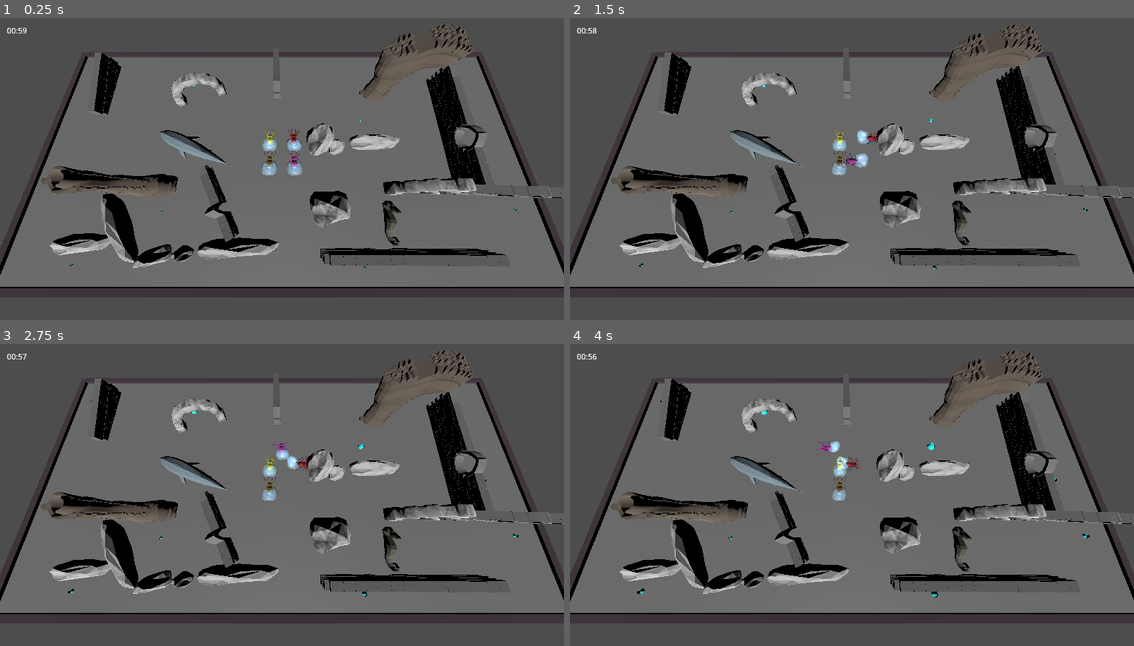
Above: before the commit, frames 1-4 (two rows, left to right).
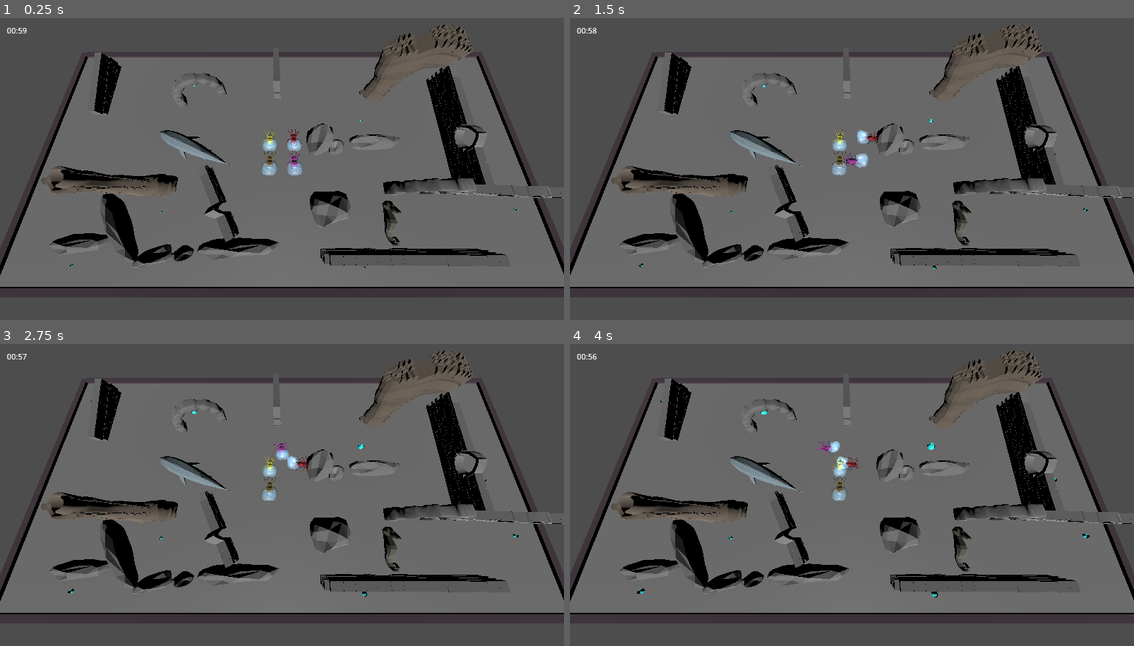
Above: after the commit, the same moments.

Repository: justfordoener/ggj_2025
Game: Godot game, scene res://scenes/level_test.tscn
Two runs of this game, one before a commit and one after it. Both use one fixed random seed, a clock stepped at 60 frames per second and the inputs below.
Inputs (mouse positions are in pixels of both pictures, inside the frame that each line leads up to):
- Up to frame 1 (0.25 s): no input
- Up to frame 2 (1.5 s): tap Enter (ui_accept) at 0.5, 0.77 s; move the mouse to (976, 159) at 0.52 s; hold D (move_right) 0.53-1.25 s; hold F 0.53-1.25 s; click (976, 159) at 0.67 s; drag from (739, 193) to (823, 238) at 1.27 s
- Up to frame 3 (2.75 s): tap Enter (ui_accept) at 2 s; move the mouse to (338, 431) at 2.02 s; hold D (move_right) from 2.03 s (still down); hold T from 2.03 s (still down)
- Up to frame 4 (4 s): release D (move_right) at 2.75 s; release T at 2.75 s; drag from (823, 564) to (682, 455) at 2.77 s; move the mouse to (1021, 549) at 3.52 s; hold A (move_left) from 3.53 s (still down); hold F from 3.53 s (still down); tap Enter (ui_accept) at 3.77 s

The runs differ from the first frame. In frame 1, 3.0% of the frame differs, in the area x 8-85%, y 17-83%; in frame 2, 3.0%; in frame 3, 3.0%; in frame 4, 3.0%.

Commit message:
farben angepasst

Diff:
--- a/scenes/obstacles/obstacle_arch.tscn
+++ b/scenes/obstacles/obstacle_arch.tscn
@@ -1,10 +1,9 @@
-[gd_scene load_steps=5 format=3 uid="uid://cvpbllrv5xokh"]
+[gd_scene load_steps=4 format=3 uid="uid://cvpbllrv5xokh"]
 
 [ext_resource type="ArrayMesh" uid="uid://jgldrwsg5foq" path="res://textures/archway_3.obj" id="1_idbw5"]
-[ext_resource type="Texture2D" uid="uid://c3edev7hqvo7v" path="res://textures/denizkaya_DefaultMaterial_Roughness.png" id="2_ejbsp"]
 
-[sub_resource type="StandardMaterial3D" id="StandardMaterial3D_0patc"]
-albedo_texture = ExtResource("2_ejbsp")
+[sub_resource type="StandardMaterial3D" id="StandardMaterial3D_viefj"]
+albedo_color = Color(0.470588, 0.470588, 0.470588, 1)
 
 [sub_resource type="BoxShape3D" id="BoxShape3D_el1qd"]
 size = Vector3(0.79834, 1.85754, 0.808594)
@@ -18,7 +17,7 @@
 transform = Transform3D(0.01, 0, 0, 0, 0.01, 0, 0, 0, 0.01, -0.0431261, -2.38419e-07, 0.338199)
 mesh = ExtResource("1_idbw5")
 skeleton = NodePath("../..")
-surface_material_override/0 = SubResource("StandardMaterial3D_0patc")
+surface_material_override/0 = SubResource("StandardMaterial3D_viefj")
 
 [node name="CollisionShape3D" type="CollisionShape3D" parent="StaticBody3D"]
 transform = Transform3D(1, 0, 0, 0, 1, 0, 0, 0, 1, -1.87557, 0.666323, 0.380251)
--- a/scenes/obstacles/obstacle_seahorse.tscn
+++ b/scenes/obstacles/obstacle_seahorse.tscn
@@ -6,7 +6,6 @@
 [sub_resource type="StandardMaterial3D" id="StandardMaterial3D_433ke"]
 resource_name = "Texture_Statue_Seahorse_Decoration"
 vertex_color_use_as_albedo = true
-albedo_color = Color(1, 1, 1, 1)
 emission_enabled = true
 
 [sub_resource type="ArrayMesh" id="ArrayMesh_qk3tc"]
--- a/scenes/obstacles/obstacle_stone1.tscn
+++ b/scenes/obstacles/obstacle_stone1.tscn
@@ -1,14 +1,11 @@
-[gd_scene load_steps=8 format=4 uid="uid://iw5qqw6a0y7v"]
-
-[ext_resource type="Texture2D" uid="uid://c3edev7hqvo7v" path="res://textures/denizkaya_DefaultMaterial_Roughness.png" id="1_ukafn"]
+[gd_scene load_steps=6 format=4 uid="uid://iw5qqw6a0y7v"]
 
 [sub_resource type="PhysicsMaterial" id="PhysicsMaterial_ccmfe"]
 
 [sub_resource type="StandardMaterial3D" id="StandardMaterial3D_5httq"]
 resource_name = "standardSurface1"
 vertex_color_use_as_albedo = true
-albedo_color = Color(0.665185, 0.665185, 0.665185, 1)
-albedo_texture = ExtResource("1_ukafn")
+albedo_color = Color(0.470588, 0.470588, 0.470588, 1)
 roughness = 0.5
 emission_enabled = true
 emission = Color(1, 1, 1, 1)
@@ -48,9 +45,6 @@
 blend_shape_mode = 0
 shadow_mesh = SubResource("ArrayMesh_4657o")
 
-[sub_resource type="StandardMaterial3D" id="StandardMaterial3D_cj0cg"]
-albedo_texture = ExtResource("1_ukafn")
-
 [sub_resource type="BoxShape3D" id="BoxShape3D_qs2ch"]
 size = Vector3(0.789429, 0.517334, 0.544006)
 
@@ -63,7 +57,6 @@
 transform = Transform3D(17.3853, 0, 17.9653, 0, 25, 0, -17.9653, 0, 17.3853, 0.0132242, -0.216251, -0.0144069)
 mesh = SubResource("ArrayMesh_v7a35")
 skeleton = NodePath("")
-surface_material_override/0 = SubResource("StandardMaterial3D_cj0cg")
 
 [node name="CollisionShape3D" type="CollisionShape3D" parent="."]
 transform = Transform3D(1, 0, 0, 0, 1, 0, 0, 0, 1, 0.00518799, -0.126831, 0.00839233)
--- a/scenes/obstacles/obstacle_stone2.tscn
+++ b/scenes/obstacles/obstacle_stone2.tscn
@@ -1,6 +1,4 @@
-[gd_scene load_steps=7 format=4 uid="uid://dgweq45mcf7xq"]
-
-[ext_resource type="Texture2D" uid="uid://c3edev7hqvo7v" path="res://textures/denizkaya_DefaultMaterial_Roughness.png" id="1_uxj0x"]
+[gd_scene load_steps=6 format=4 uid="uid://dgweq45mcf7xq"]
 
 [sub_resource type="BoxShape3D" id="BoxShape3D_qs2ch"]
 size = Vector3(0.481956, 0.501831, 0.857914)
@@ -48,8 +46,8 @@
 blend_shape_mode = 0
 shadow_mesh = SubResource("ArrayMesh_ab4vy")
 
-[sub_resource type="StandardMaterial3D" id="StandardMaterial3D_tgrf7"]
-albedo_texture = ExtResource("1_uxj0x")
+[sub_resource type="StandardMaterial3D" id="StandardMaterial3D_78l4q"]
+albedo_color = Color(0.470588, 0.470588, 0.470588, 1)
 
 [node name="obstacle" type="StaticBody3D"]
 transform = Transform3D(1, 0, 0, 0, 1, 0, 0, 0, 1, -0.011177, 0.216251, 5.96046e-08)
@@ -63,4 +61,4 @@
 transform = Transform3D(25, 0, 0, 0, 25, 0, 0, 0, 25, -0.0511142, -0.218126, -0.0344394)
 mesh = SubResource("ArrayMesh_tyykr")
 skeleton = NodePath("")
-surface_material_override/0 = SubResource("StandardMaterial3D_tgrf7")
+surface_material_override/0 = SubResource("StandardMaterial3D_78l4q")
--- a/scenes/obstacles/obstacle_stone4.tscn
+++ b/scenes/obstacles/obstacle_stone4.tscn
@@ -1,6 +1,4 @@
-[gd_scene load_steps=7 format=4 uid="uid://rg36k8bjoory"]
-
-[ext_resource type="Texture2D" uid="uid://c3edev7hqvo7v" path="res://textures/denizkaya_DefaultMaterial_Roughness.png" id="1_dudj4"]
+[gd_scene load_steps=6 format=4 uid="uid://rg36k8bjoory"]
 
 [sub_resource type="BoxShape3D" id="BoxShape3D_qs2ch"]
 size = Vector3(0.86774, 0.501831, 0.95691)
@@ -48,8 +46,8 @@
 blend_shape_mode = 0
 shadow_mesh = SubResource("ArrayMesh_hfc5w")
 
-[sub_resource type="StandardMaterial3D" id="StandardMaterial3D_1xyim"]
-albedo_texture = ExtResource("1_dudj4")
+[sub_resource type="StandardMaterial3D" id="StandardMaterial3D_l1dni"]
+albedo_color = Color(0.470588, 0.470588, 0.470588, 1)
 
 [node name="obstacle" type="StaticBody3D"]
 transform = Transform3D(1, 0, 0, 0, 1, 0, 0, 0, 1, -0.011177, 0.216251, 5.96046e-08)
@@ -63,4 +61,4 @@
 transform = Transform3D(25, 0, 0, 0, 25, 0, 0, 0, 25, 0.304454, -0.184676, 0.00277817)
 mesh = SubResource("ArrayMesh_xicfx")
 skeleton = NodePath("")
-surface_material_override/0 = SubResource("StandardMaterial3D_1xyim")
+surface_material_override/0 = SubResource("StandardMaterial3D_l1dni")
